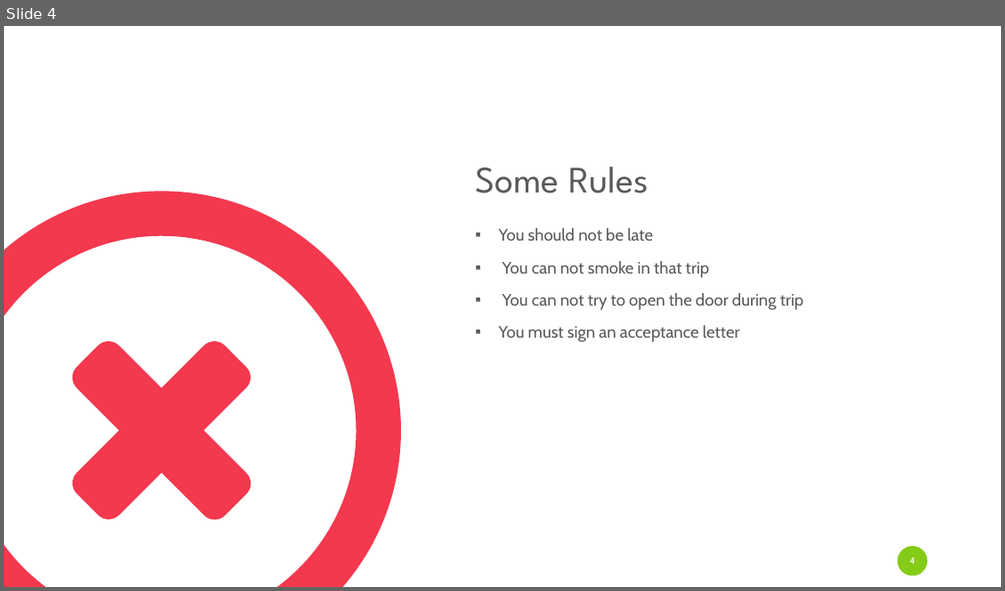
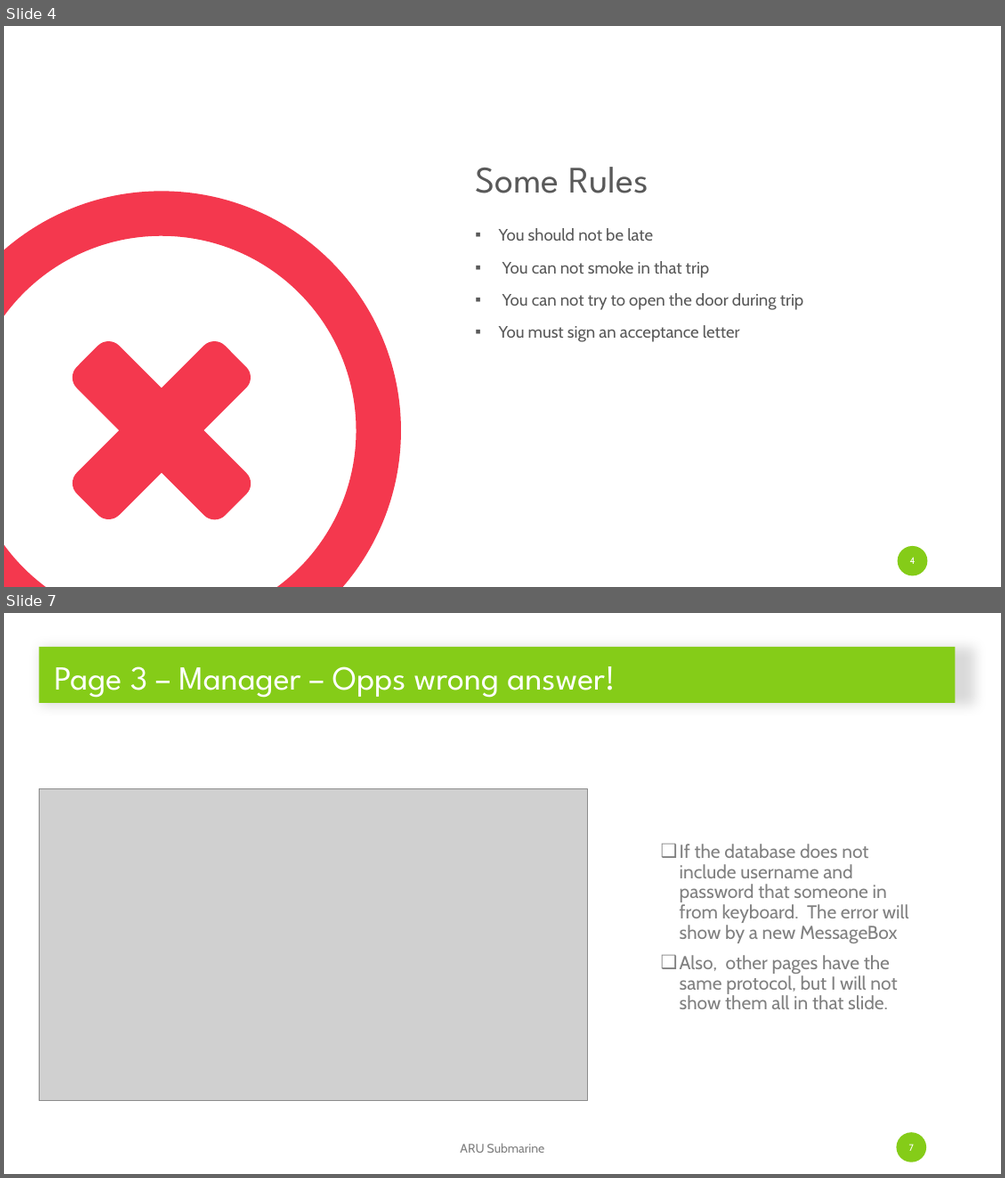
Before and after one commit to mustafaberat/ARU-Submarine, a slide deck: Presentation/ARUSubmarinePresentation.pptx. Shown one above the other, each under a label of ours: slide 4 before the commit, slides 4 and 7 after it; the slides between them are not shown. The pictures are 1005x591 and 1005x1178 pixels, drawn with LibreOffice and Linux fonts; fonts in the diff are those of the drawing; grey boxes stand for pictures. Boxes give left, top, right and bottom in pixels: in the first picture for what was removed or moved away, otherwise in the second. Text is boxed around its words. In the diff, an @@ line names an element or a change of style, - is before the commit and + after.

```diff
--- a/Presentation/ARUSubmarinePresentation.pptx
+++ b/Presentation/ARUSubmarinePresentation.pptx
@@ slide 7 added at [4,613,1001,1174], background #FFFFFF @@
@@ title added at [39,647,955,703], fill #85CC18, 32.4 pt, text #FFFFFF @@
+Page 3 – Manager – Opps wrong answer!
@@ picture added at [39,788,588,1101] @@
@@ text added at [680,844,909,1009], 18 pt, text #808080 @@
+❑ If the database does not include username and password that someone in from keyboard. The error will show by a new MessageBox
+❑ Also, other pages have the same protocol, but I will not show them all in that slide.
@@ text added at [460,1143,545,1152], 12 pt, text #808080 @@
+ARU Submarine
@@ page number added at [896,1132,926,1162], fill #85CC18, 9 pt, text #FFFFFF @@
+7
```
Also in this commit, not shown: 2 slides changed, 17 other slides added, 9 slides removed.
